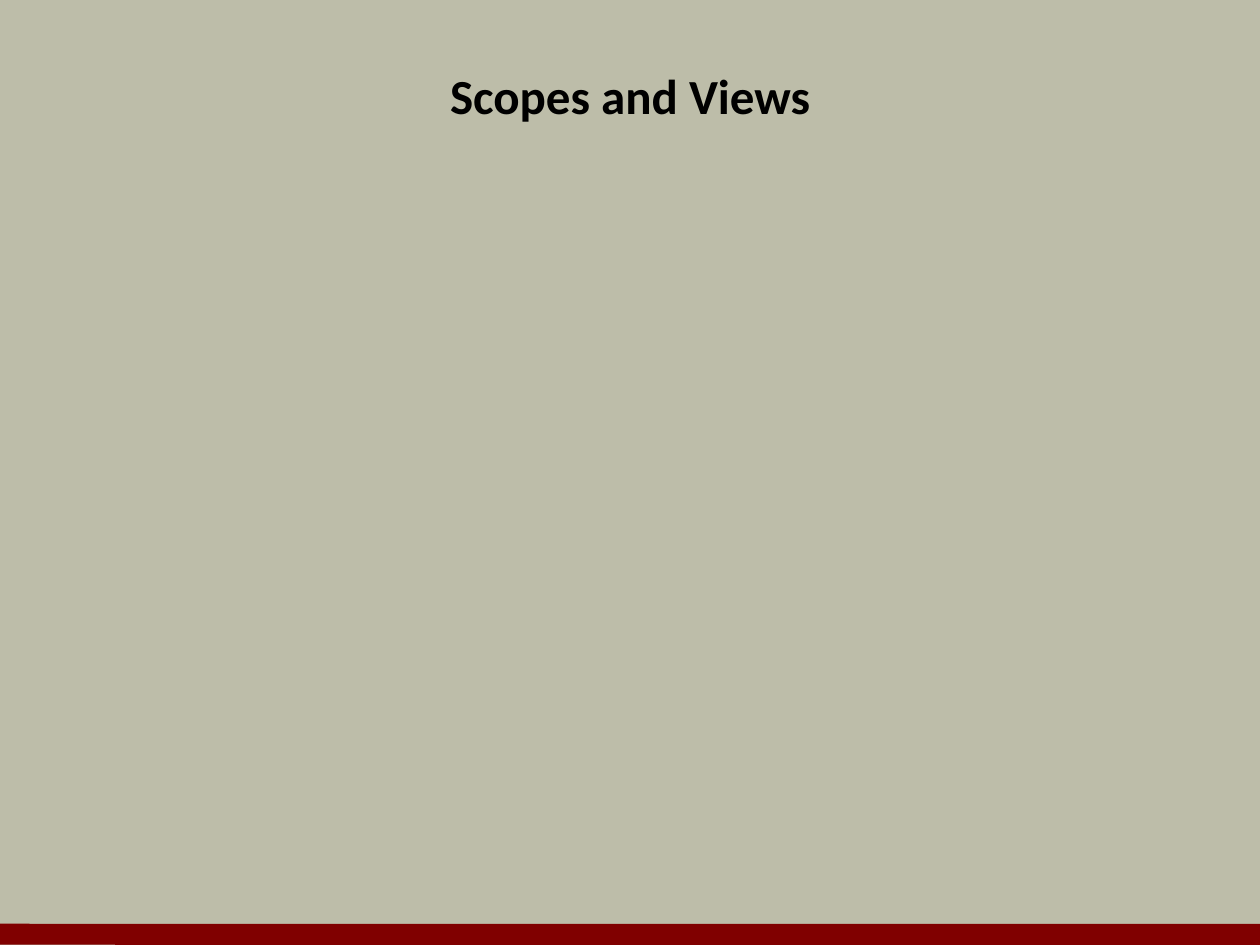
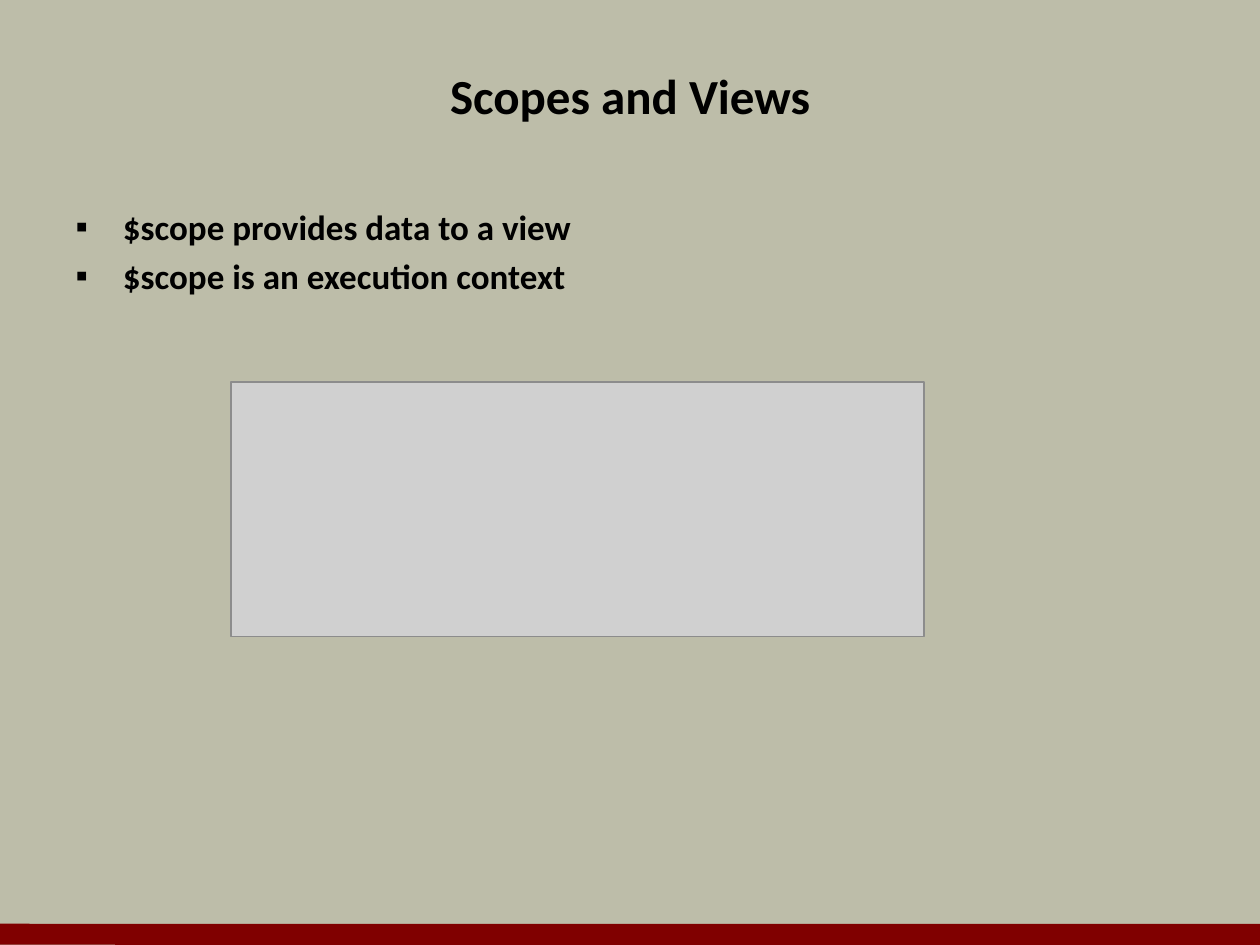
Before and after one commit to OdeToCode/classes, a slide deck: slide 2 of angularjs/slides/03_Views.pptx. Drawn at 1260x945 pixels with LibreOffice and Linux fonts; fonts in the diff are those of the drawing; grey boxes stand for pictures; background and template pictures are left out. Boxes give left, top, right and bottom in pixels: in the first picture for what was removed or moved away, otherwise in the second. Text is boxed around its words. In the diff, an @@ line names an element or a change of style, - is before the commit and + after.

```diff
--- a/angularjs/slides/03_Views.pptx
+++ b/angularjs/slides/03_Views.pptx
@@ text added at box(123, 215, 571, 295), 20 pt, text #000000, bold @@
+▪ $scope provides data to a view
+▪ $scope is an execution context
@@ picture added at box(231, 382, 924, 636) @@
```
Also in this commit, not shown: 8 other slides changed, 12 slides added, 6 slides removed, 31 other files.
